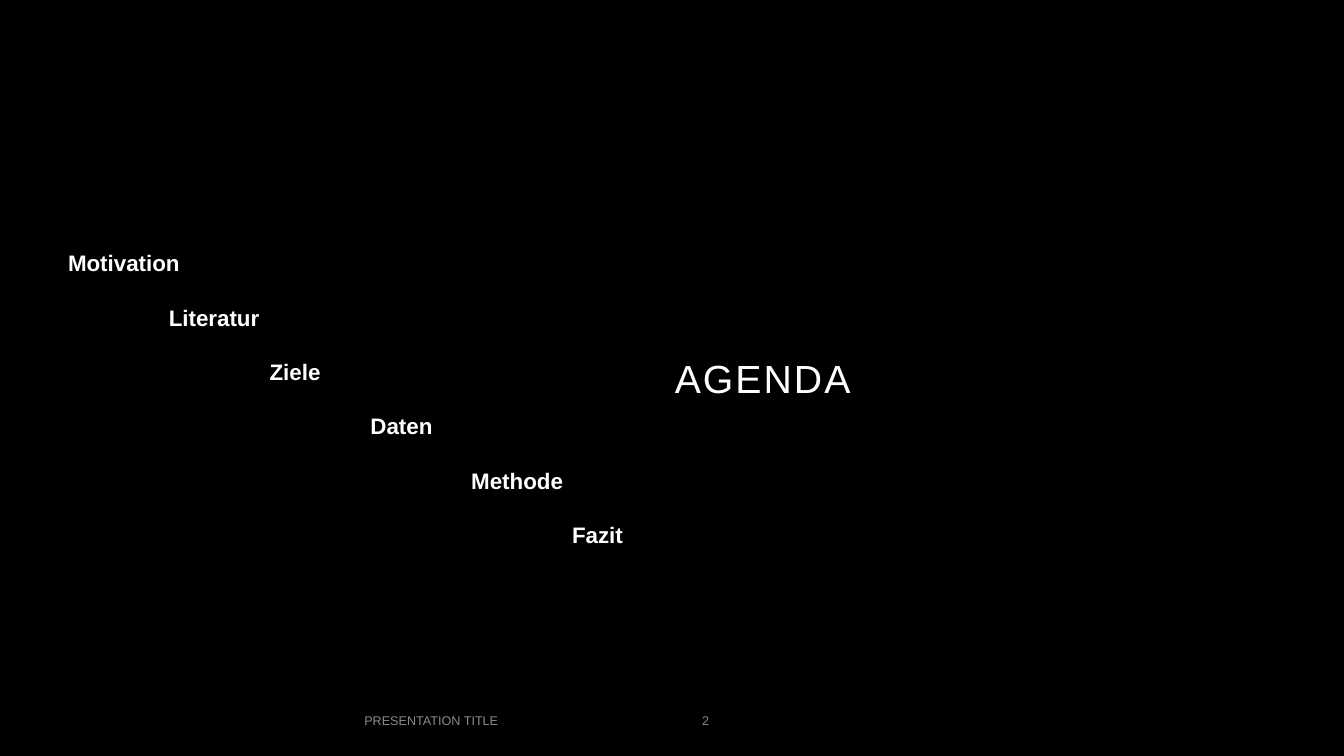
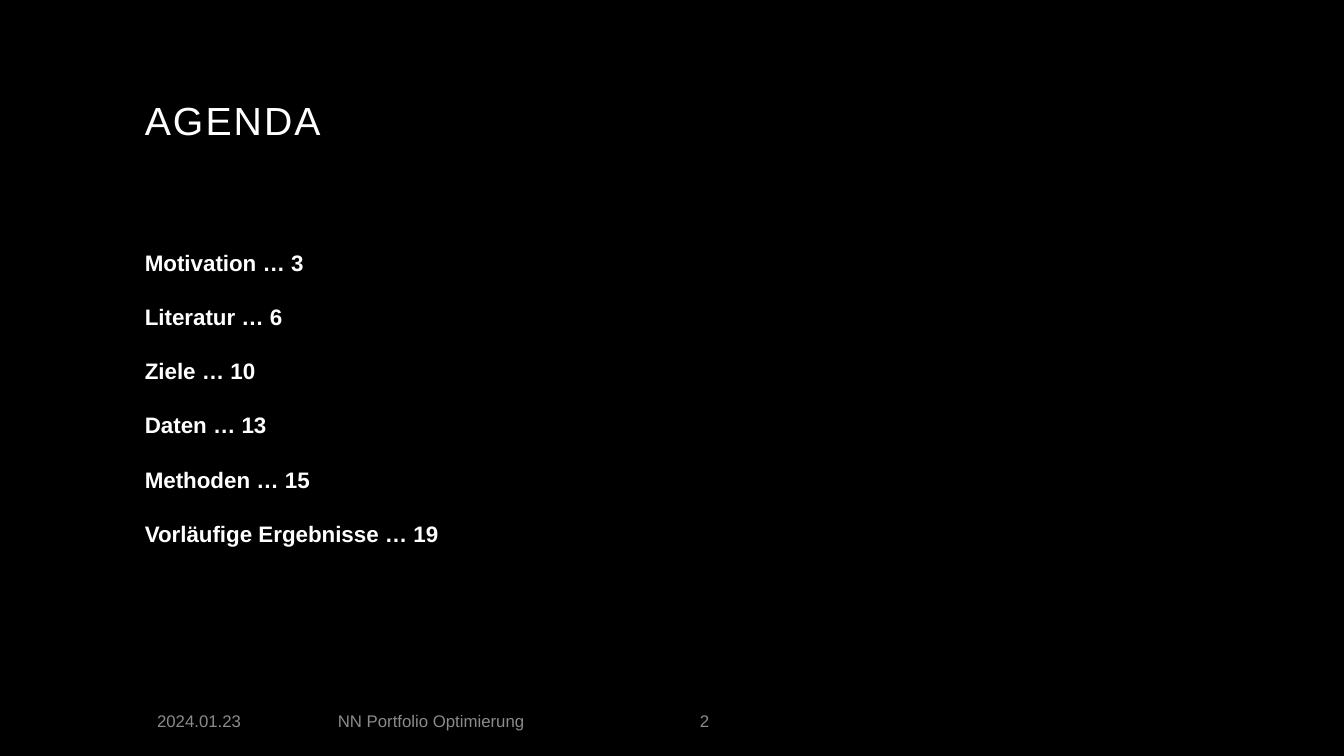
Before and after one commit to p-spohr/NN-Portfolio-Optimizer, a slide deck: slide 2 of Präsentation/pspohr - SLIFI Abschlusspräsentation 23Jan2024.pptx. Drawn at 1344x756 pixels with LibreOffice and Linux fonts; fonts in the diff are those of the drawing; background and template pictures are left out. Boxes give left, top, right and bottom in pixels: in the first picture for what was removed or moved away, otherwise in the second. Text is boxed around its words. In the diff, an @@ line names an element or a change of style, - is before the commit and + after.

Commit message:
füge Methode Slides hinzu und schreibe Literverzeichnis

```diff
--- a/Präsentation/pspohr - SLIFI Abschlusspräsentation 23Jan2024.pptx
+++ b/Präsentation/pspohr - SLIFI Abschlusspräsentation 23Jan2024.pptx
@@ title "AGENDA": place and size @@
-title "AGENDA" at (675, 365, 851, 394)
+title "AGENDA" at (145, 107, 321, 136)
@@ text at (145, 254, 438, 547): text changed @@
-Motivation
-Literatur
-Ziele
-Daten
-Methode
-Fazit
+Motivation … 3
+Literatur … 6
+Ziele … 10
+Daten … 13
+Methoden … 15
+Vorläufige Ergebnisse … 19
@@ text added at (157, 715, 241, 727), 12 pt, text #8C8C8C @@
+2024.01.23
@@ text at (338, 715, 524, 731): text changed; size 9 to 12 pt @@
-PRESENTATION TITLE
+NN Portfolio Optimierung
@@ page number at (700, 715, 709, 727): size 9 to 12 pt @@
```
Also in this commit, not shown: 11 other slides changed, 14 slides added, 4 slides removed, 1 other file.
